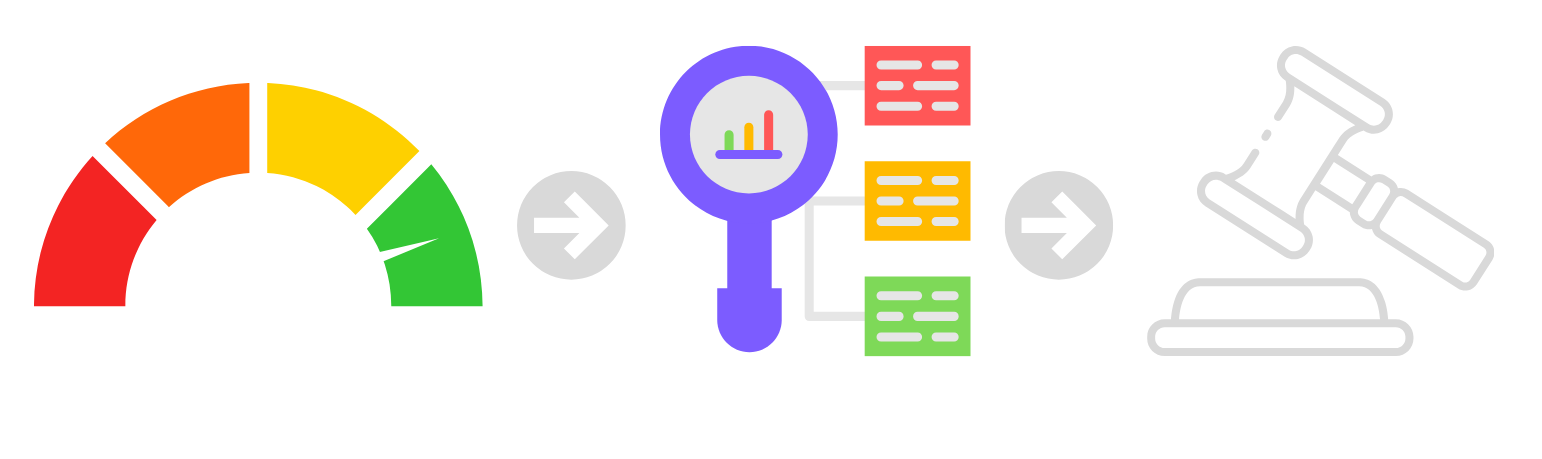
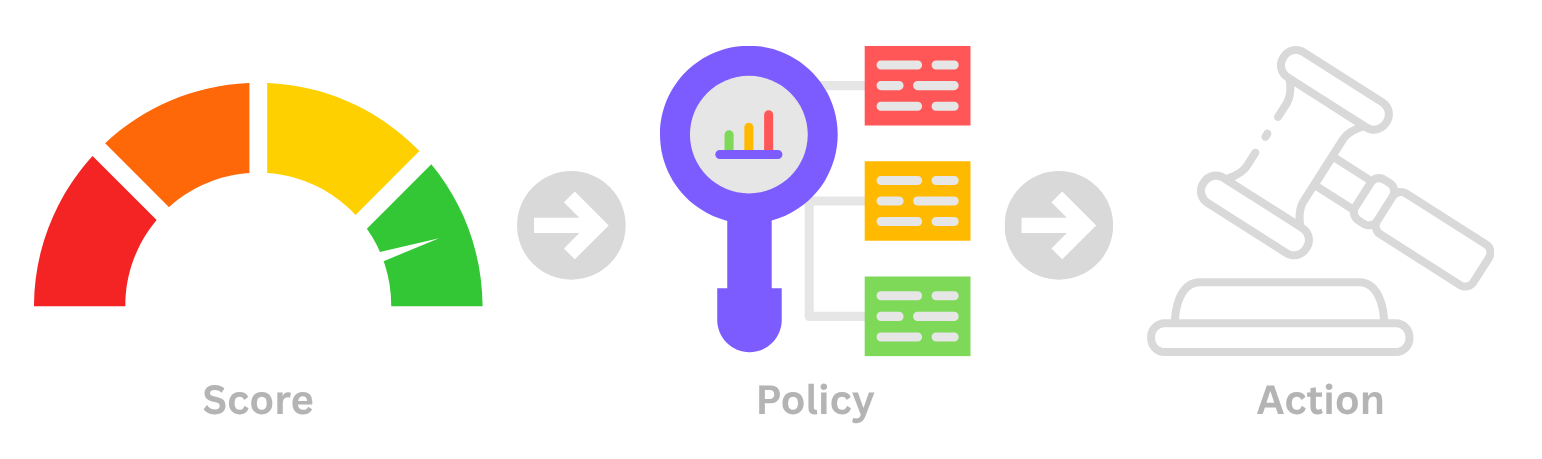
Layer changes from the first (1542, 459) image to the second:
renamed "De score a resultado.png" to "De score a resultado (1).png", painted on it over box(203, 383, 1383, 424)
